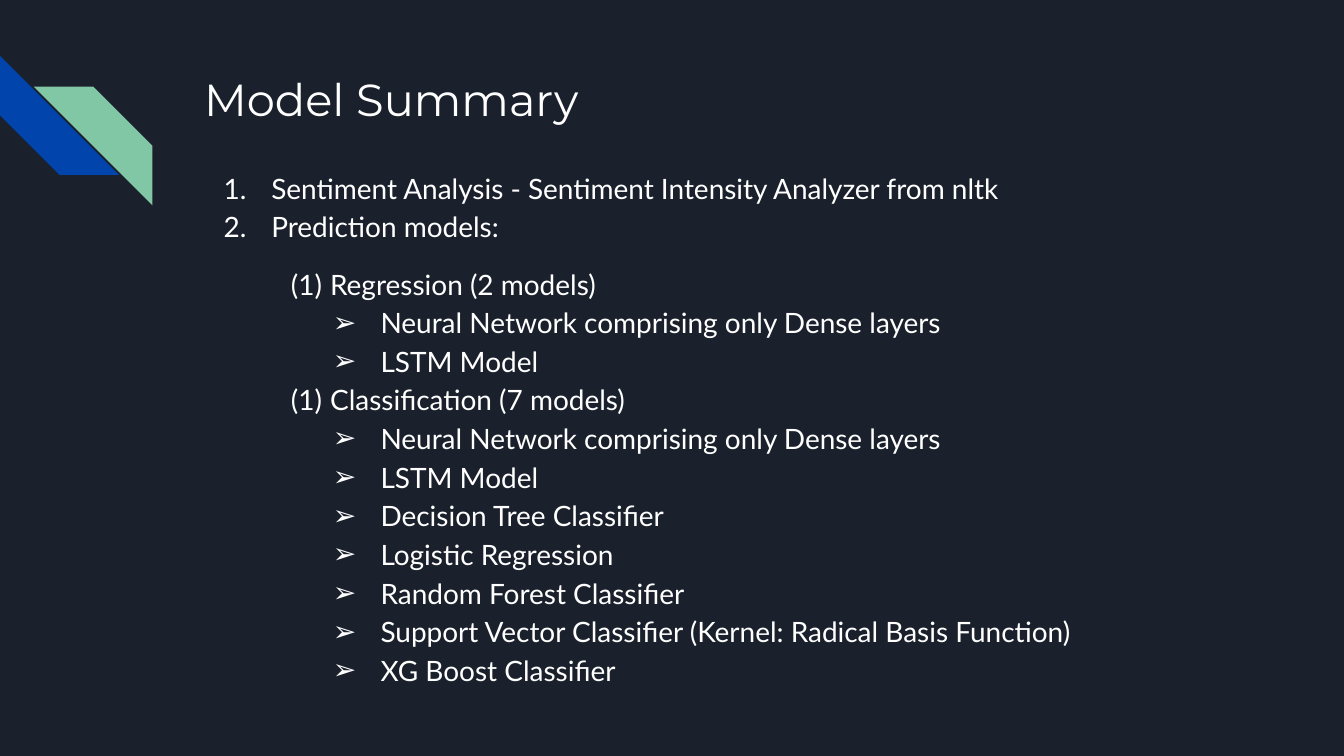
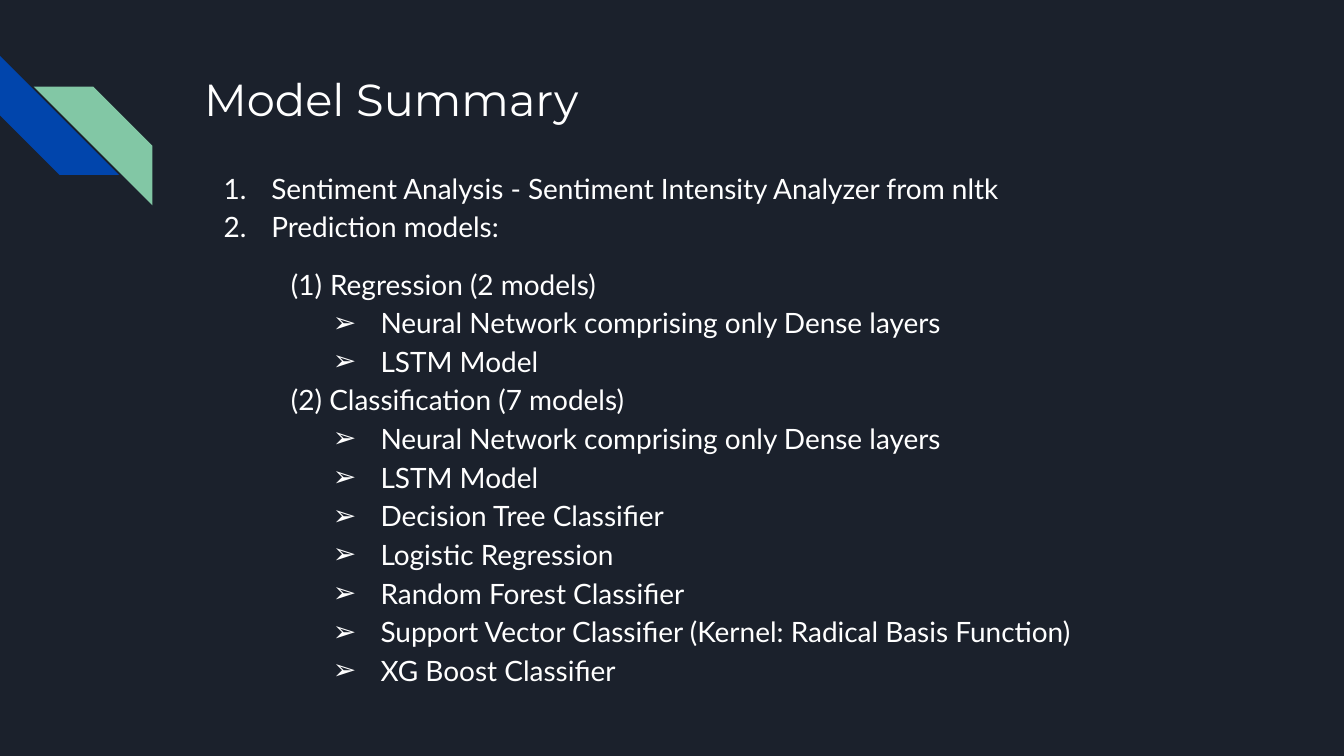
Before and after one commit to julian1765/Project_2_Team_4, a slide deck: slide 3 of Presentation_Slide.pptx. Drawn at 1344x756 pixels with LibreOffice and Linux fonts; fonts in the diff are those of the drawing. Boxes give left, top, right and bottom in pixels: in the first picture for what was removed or moved away, otherwise in the second. Text is boxed around its words. In the diff, an @@ line names an element or a change of style, - is before the commit and + after.

Commit message:
add presentation slide

```diff
--- a/Presentation_Slide.pptx
+++ b/Presentation_Slide.pptx
@@ text at bbox=[291, 388, 624, 414]: text changed @@
-(1) Classification (7 models)
+(2) Classification (7 models)
```
Also in this commit, not shown: 4 other slides changed.
